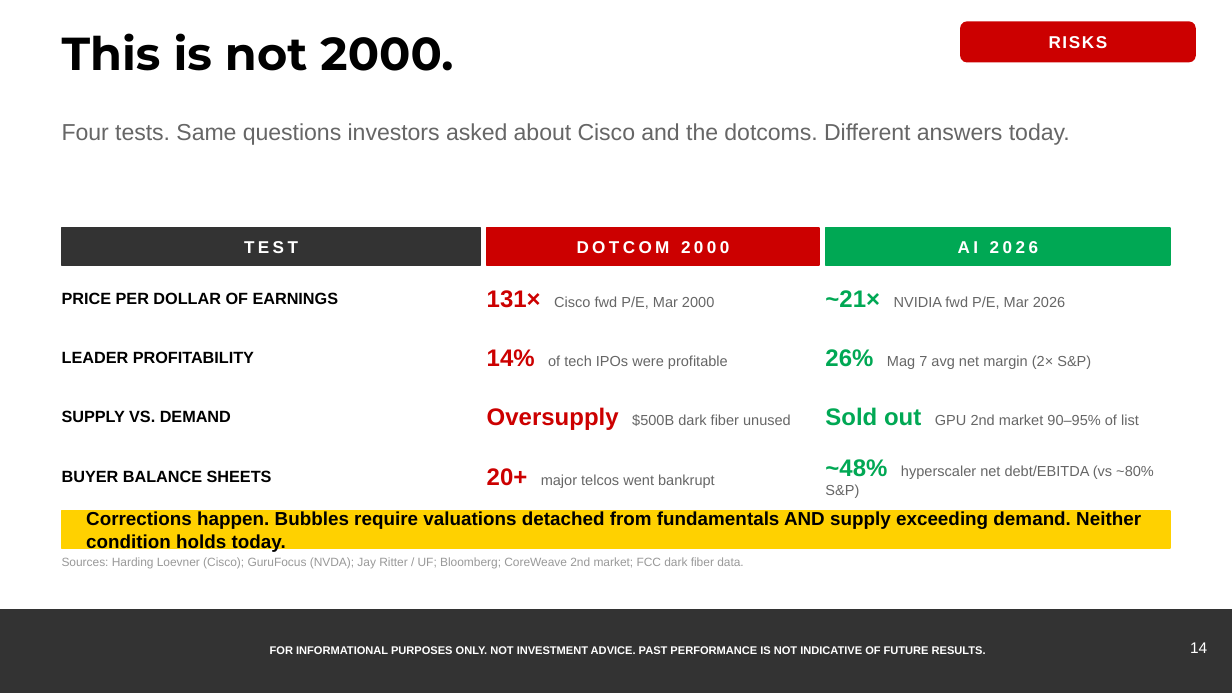
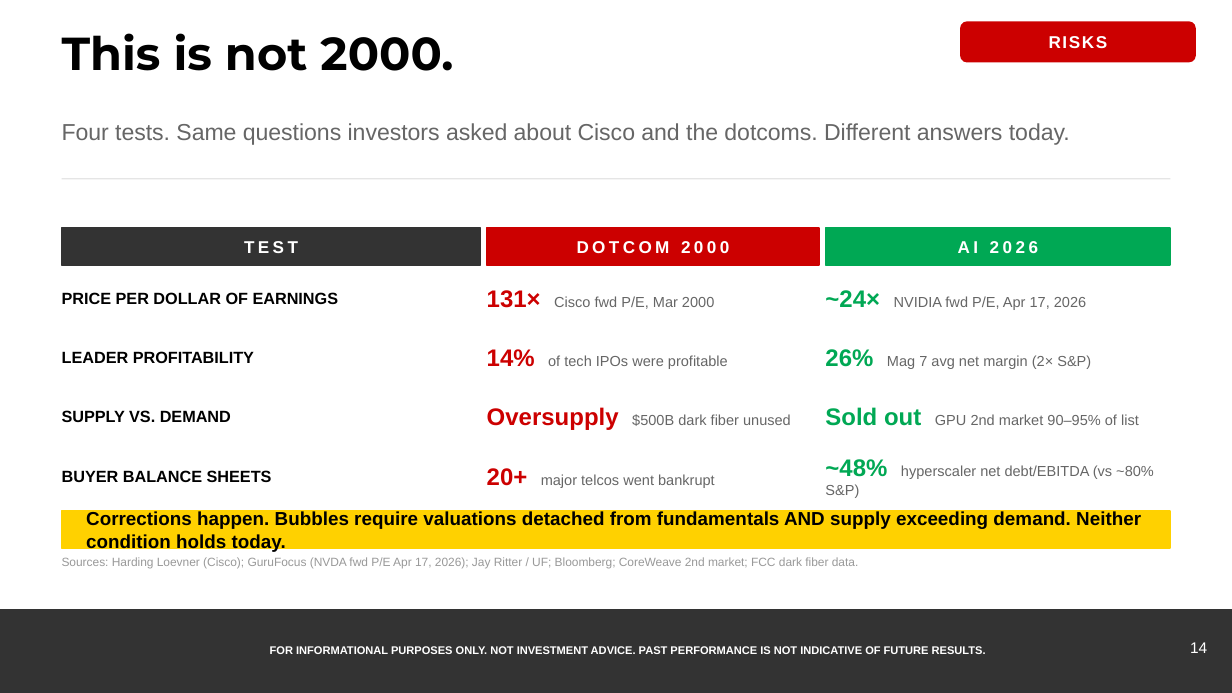
Before and after one commit to samuelcmcclellan-cell/ai-markets-deck, a slide deck: slide 14 of ai-markets-deck.pptx. Drawn at 1232x693 pixels with LibreOffice and Linux fonts; fonts in the diff are those of the drawing. Boxes give left, top, right and bottom in pixels: in the first picture for what was removed or moved away, otherwise in the second. Text is boxed around its words. In the diff, an @@ line names an element or a change of style, - is before the commit and + after.

```diff
--- a/ai-markets-deck.pptx
+++ b/ai-markets-deck.pptx
@@ line added from (62, 179) to (1170, 179), #E5E5E5 0.75 pt @@
@@ text at [825,290,1086,310]: text changed @@
-~21× NVIDIA fwd P/E, Mar 2026
+~24× NVIDIA fwd P/E, Apr 17, 2026
@@ text at [62,557,859,568]: text changed @@
-Sources: Harding Loevner (Cisco); GuruFocus (NVDA); Jay Ritter / UF; Bloomberg; CoreWeave 2nd market; FCC dark fiber data.
+Sources: Harding Loevner (Cisco); GuruFocus (NVDA fwd P/E Apr 17, 2026); Jay Ritter / UF; Bloomberg; CoreWeave 2nd market; FCC dark fiber data.
```
Also in this commit, not shown: 20 other slides changed, 23 other files.
